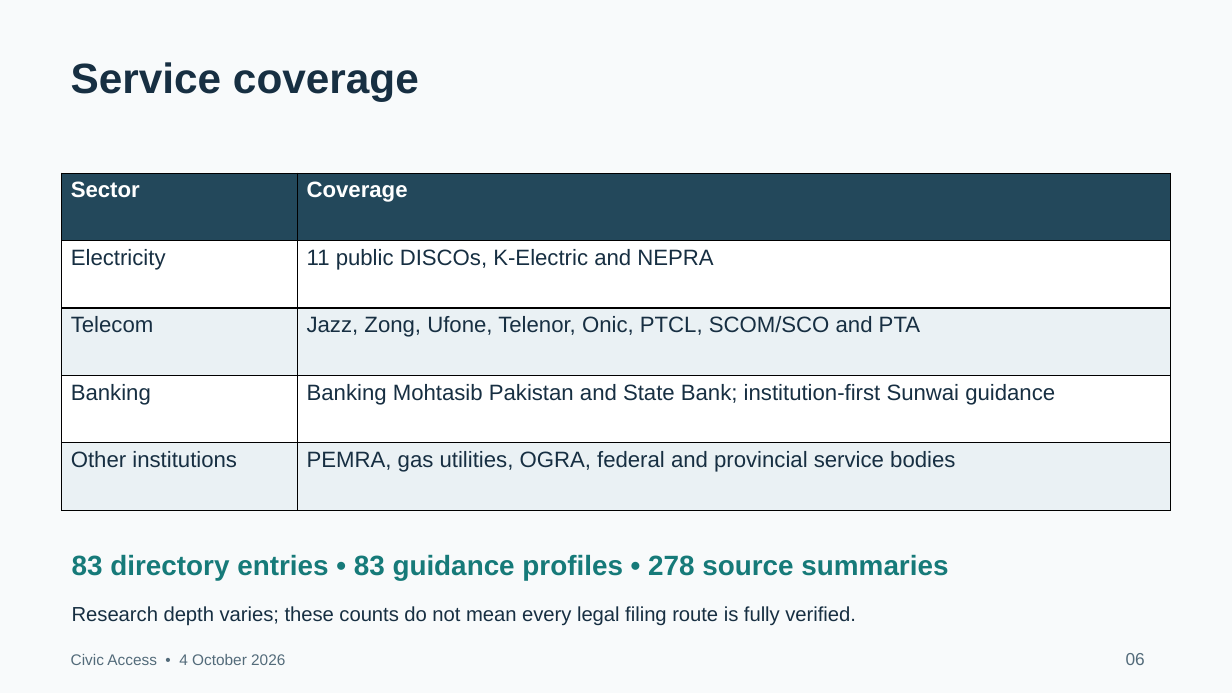
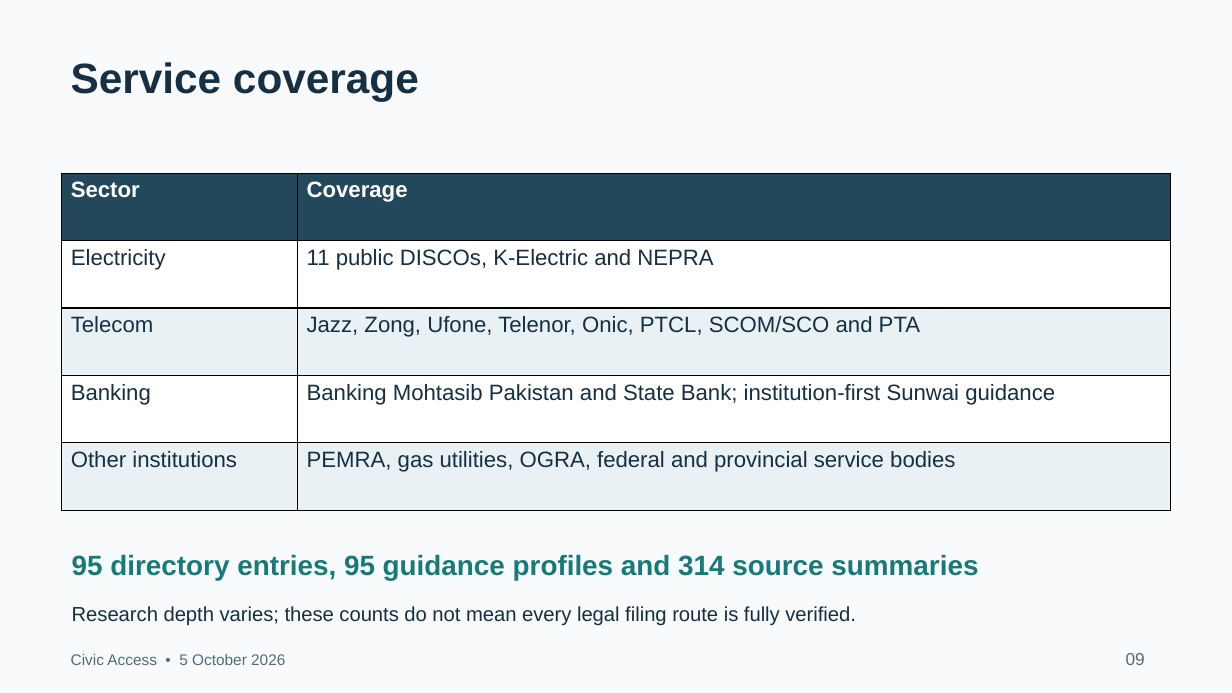
Before and after one commit to ahmadsajjad-logix/public-grievance-platform, a slide deck: slide 9 of docs/Civic Access Project Presentation.pptx (slide 6 before the commit). Drawn at 1232x693 pixels with LibreOffice and Linux fonts; fonts in the diff are those of the drawing. Boxes give left, top, right and bottom in pixels: in the first picture for what was removed or moved away, otherwise in the second. Text is boxed around its words. In the diff, an @@ line names an element or a change of style, - is before the commit and + after.

```diff
--- a/docs/Civic Access Project Presentation.pptx
+++ b/docs/Civic Access Project Presentation.pptx
@@ text at (72,554,978,580): text changed @@
-83 directory entries • 83 guidance profiles • 278 source summaries
+95 directory entries, 95 guidance profiles and 314 source summaries
@@ text at (71,654,285,665): text changed @@
-Civic Access • 4 October 2026
+Civic Access • 5 October 2026
@@ text at (1126,653,1145,665): text changed @@
-06
+09
```
Also in this commit, not shown: 12 other slides changed, 3 slides added, 2 other files.
